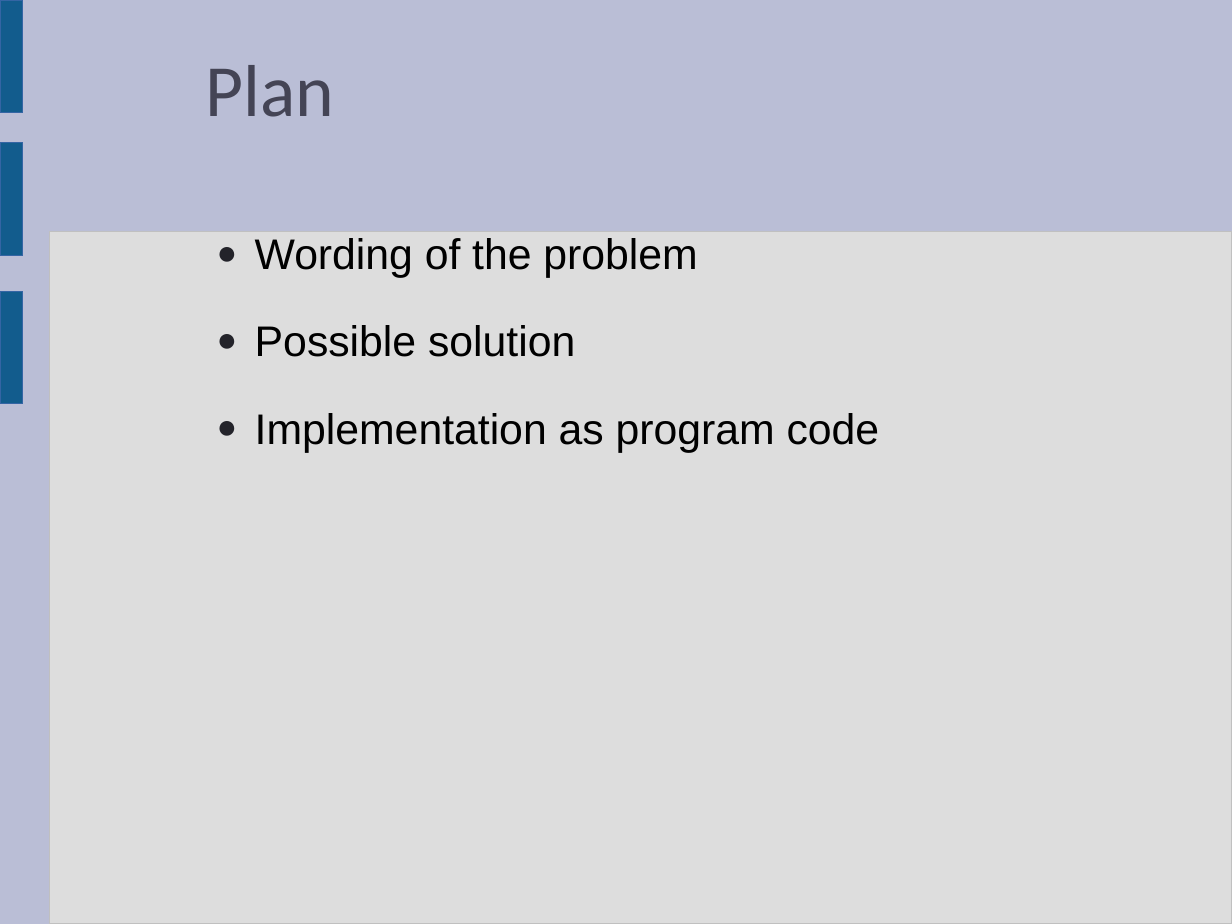
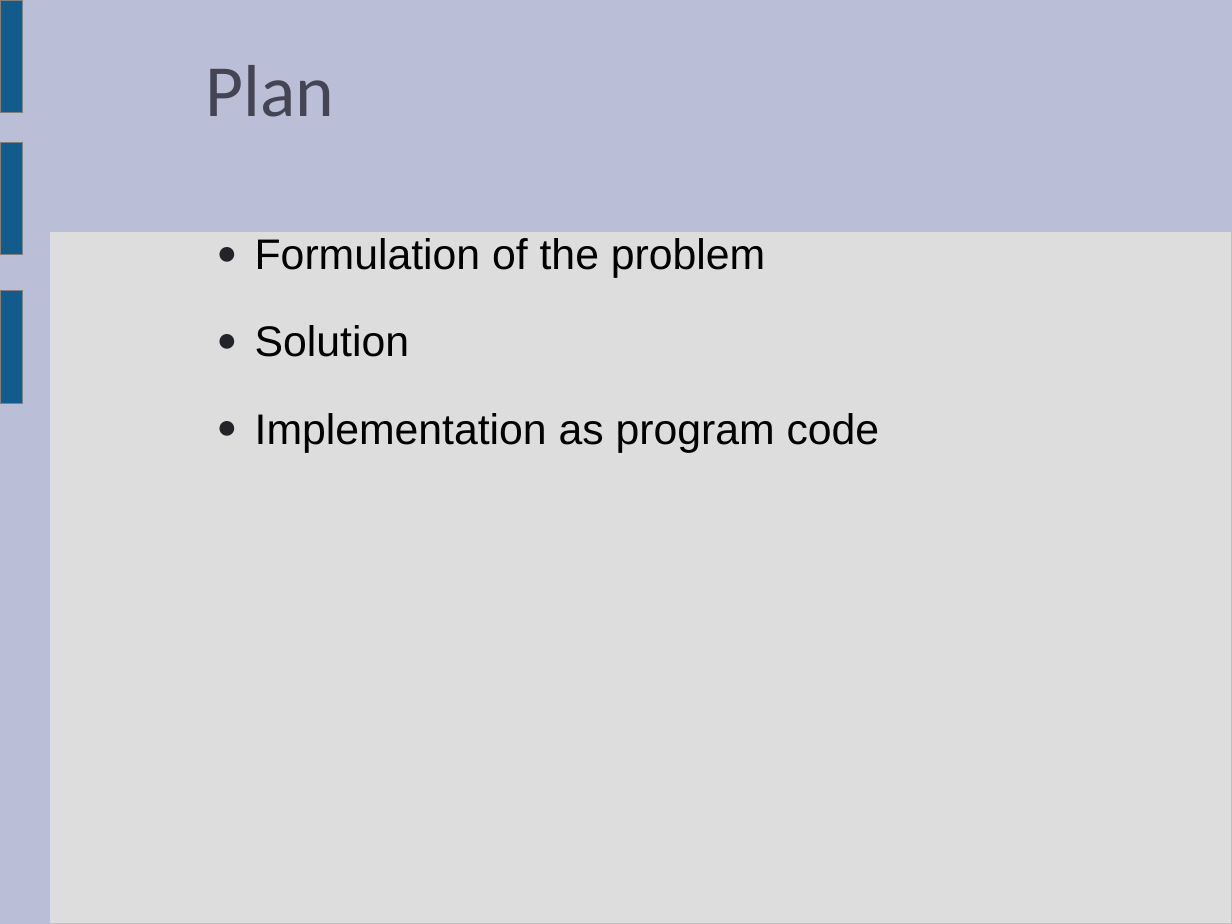
Before and after one commit to llmontoryxd/english, a slide deck: slide 2 of Presentation_6sem_1.odp. Drawn at 1232x924 pixels with LibreOffice and Linux fonts; fonts in the diff are those of the drawing. Boxes give left, top, right and bottom in pixels: in the first picture for what was removed or moved away, otherwise in the second. Text is boxed around its words. In the diff, an @@ line names an element or a change of style, - is before the commit and + after.

```diff
--- a/Presentation_6sem_1.odp
+++ b/Presentation_6sem_1.odp
@@ outline #3465A4 0 pt to #808080 0 pt in 3 elements at (0,0,22,112), (0,291,22,403), (0,143,22,255) @@
@@ text at (255,238,765,357): text changed @@
-● Wording of the problem
-● Possible solution
+● Formulation of the problem
+● Solution
```
Also in this commit, not shown: 5 other slides changed, 1 other file.
